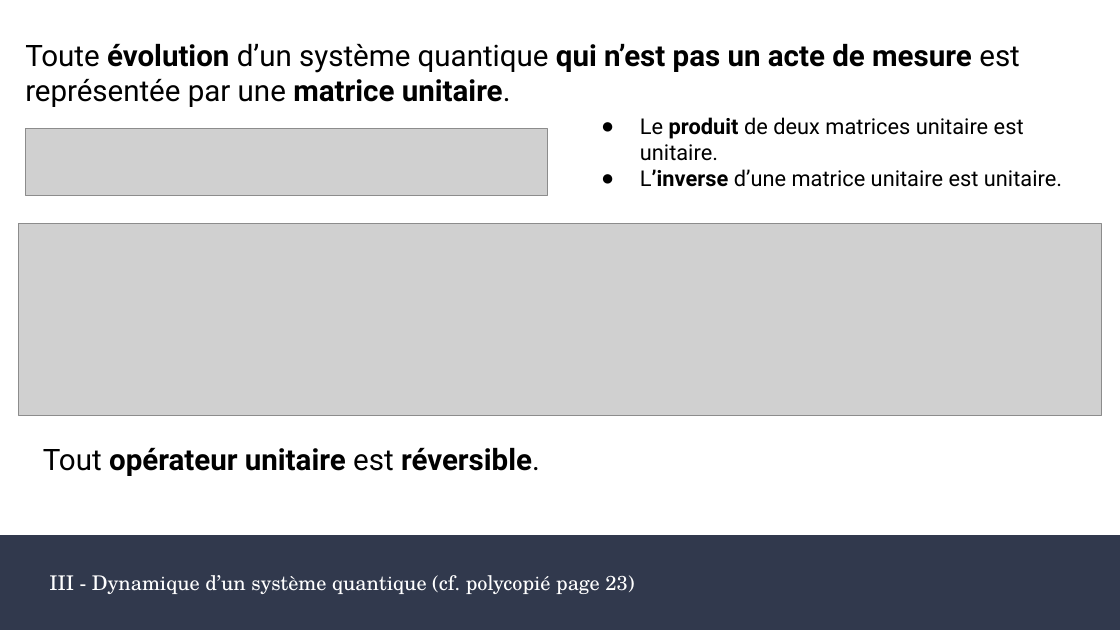
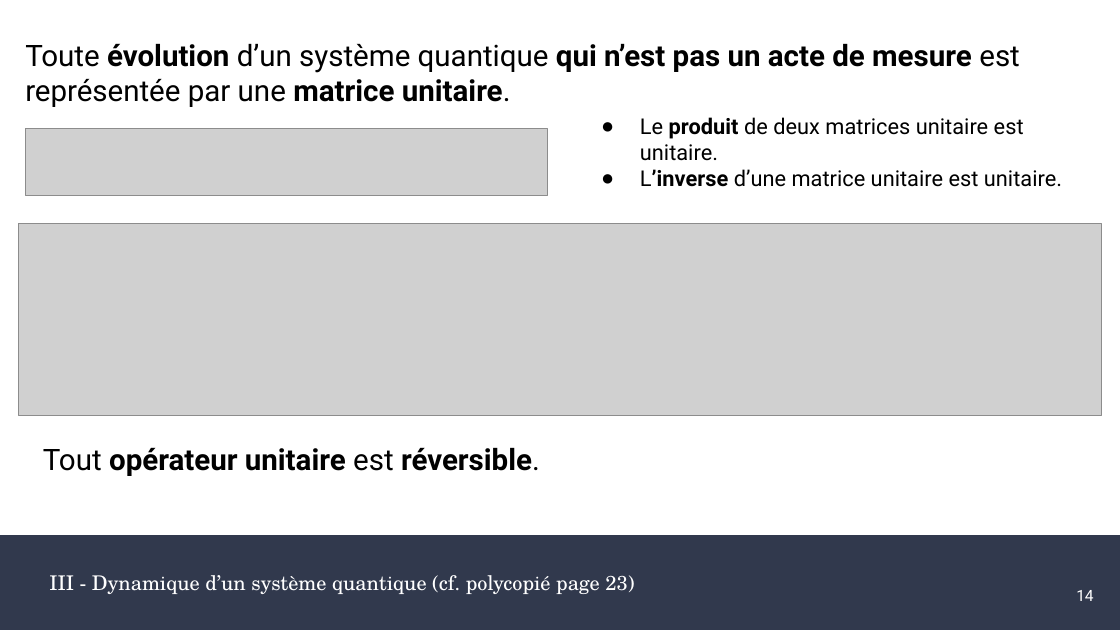
Before and after one commit to MightyGoldenOctopus/QCOMP, a slide deck: slide 14 of Slides/pptx/qc102.pptx. Drawn at 1120x630 pixels with LibreOffice and Linux fonts; fonts in the diff are those of the drawing; grey boxes stand for pictures. Boxes give left, top, right and bottom in pixels: in the first picture for what was removed or moved away, otherwise in the second. Text is boxed around its words. In the diff, an @@ line names an element or a change of style, - is before the commit and + after.

```diff
--- a/Slides/pptx/qc102.pptx
+++ b/Slides/pptx/qc102.pptx
@@ page number added at box(1076, 590, 1093, 601), 10 pt, text #FFFFFF @@
+14
```
Also in this commit, not shown: 16 other slides changed, 1 other file.
